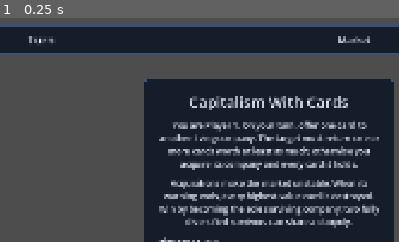
Above: before the commit, frame 1.
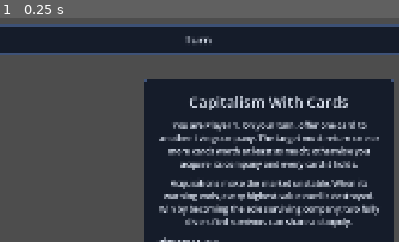
Above: after the commit, the same moment.

Repository: prelios/capitalism
Game: Godot game, scene res://game_controller.tscn
Same seed, same stepped clock (60 frames per second), same inputs: the game is played once before the commit and once after it.
Inputs:
- Up to frame 1 (0.25 s): no input
The pictures show only the part of the screen within x 16-66%, y 0-50%; the shares and areas given below are measured in that part.

The runs differ from the first frame. In frame 1, 0.4% of the frame differs, in the area x 7-93%, y 8-12%.

Commit message:
Remove redundant header market status

Diff:
--- a/godot/ui/game_table.gd
+++ b/godot/ui/game_table.gd
@@ -19,8 +19,6 @@
 
 @onready var _turn_status: PanelContainer = $Margin/Layout/Header/Margin/Content/TurnStatus
 @onready var _turn_label: Label = $Margin/Layout/Header/Margin/Content/TurnStatus/Turn
-@onready var _market_status: PanelContainer = $Margin/Layout/Header/Margin/Content/MarketStatus
-@onready var _market_label: Label = $Margin/Layout/Header/Margin/Content/MarketStatus/Market
 @onready var _seats: FlowContainer = $Margin/Layout/Main/Center/SeatScroll/Seats
 @onready var _trade: PanelContainer = $Margin/Layout/Main/Center/Trade
 @onready var _trade_label: Label = $Margin/Layout/Main/Center/Trade/Margin/Content/TradeStatus
@@ -83,7 +81,6 @@
 	_last_view = view
 	var state := view.public_state()
 	_turn_label.text = "Turn %d · %s" % [state["turn"], _player_identity(state["current_player_id"], _player_identities(state["players"]))]
-	_market_label.text = "Market stable" if state["market_stable"] else "⚠ Instability: value %d at risk" % state["unstable_value"]
 	_market_detail.text = _market_description(state)
 	_apply_market_state_style(state["market_stable"])
 	_render_seats(view.players(), state, view.requester_id)
@@ -225,7 +222,6 @@
 	style.corner_radius_bottom_right = 10
 	_market_background = background
 	_market_tracker.add_theme_stylebox_override("panel", style)
-	_market_status.add_theme_stylebox_override("panel", style.duplicate())
 
 
 func market_status_background() -> Color:
--- a/godot/ui/game_table.tscn
+++ b/godot/ui/game_table.tscn
@@ -4,8 +4,6 @@
 [ext_resource type="Theme" uid="uid://ddpelfcpfeibm" path="res://ui/capitalism_theme.tres" id="2"]
 
 [sub_resource type="StyleBoxEmpty" id="StyleBoxEmpty_v8b5v"]
-
-[sub_resource type="StyleBoxEmpty" id="StyleBoxEmpty_xu7lg"]
 
 [node name="GameTable" type="Control" unique_id=1331214142]
 layout_mode = 3
@@ -55,18 +53,6 @@
 layout_mode = 2
 theme_override_font_sizes/font_size = 28
 text = "Turn"
-horizontal_alignment = 1
-vertical_alignment = 1
-
-[node name="MarketStatus" type="PanelContainer" parent="Margin/Layout/Header/Margin/Content" unique_id=1123307909]
-layout_mode = 2
-size_flags_horizontal = 3
-theme_override_styles/panel = SubResource("StyleBoxEmpty_xu7lg")
-
-[node name="Market" type="Label" parent="Margin/Layout/Header/Margin/Content/MarketStatus" unique_id=850210501]
-layout_mode = 2
-theme_override_font_sizes/font_size = 22
-text = "Market"
 horizontal_alignment = 1
 vertical_alignment = 1
 
